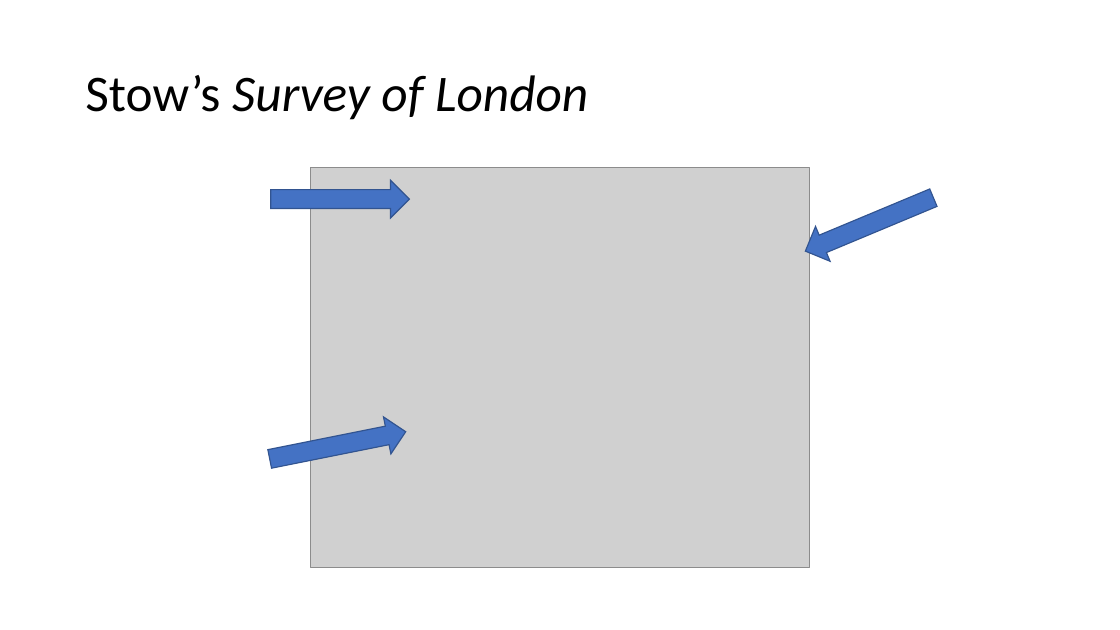
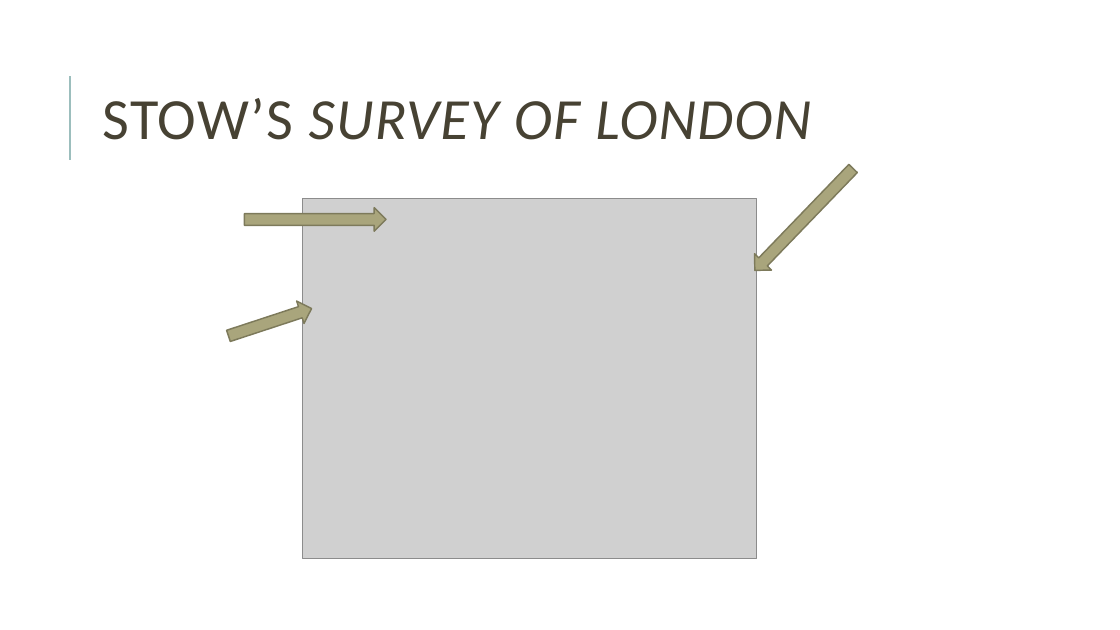
Before and after one commit to joeytakeda/teiworkshop, a slide deck: slide 25 of sept20/TEIWorkshop_1.pptx (slide 15 before the commit). Drawn at 1120x630 pixels with LibreOffice and Linux fonts; fonts in the diff are those of the drawing; grey boxes stand for pictures. Boxes give left, top, right and bottom in pixels: in the first picture for what was removed or moved away, otherwise in the second. Text is boxed around its words. In the diff, an @@ line names an element or a change of style, - is before the commit and + after.

```diff
--- a/sept20/TEIWorkshop_1.pptx
+++ b/sept20/TEIWorkshop_1.pptx
@@ line added from (70, 160) to (70, 76), #9CBEBD 1.5 pt @@
@@ title at bbox=[102, 98, 811, 140]: text changed; size 44 to 50 pt; text colour #000000 to #474233 @@
-Stow’s Survey of London
+STOW’S SURVEY OF LONDON
@@ right arrow at bbox=[747, 160, 862, 279]: fill #4472C4 to #A9A57C; outline #325491 1 pt to #7D7A5C 1.25 pt; rotation 157 to 134 degrees @@
@@ right arrow: place and size @@
-right arrow at bbox=[271, 181, 409, 218]
+right arrow at bbox=[245, 208, 386, 231]
@@ right arrow at bbox=[245, 208, 386, 231]: fill #4472C4 to #A9A57C; outline #325491 1 pt to #7D7A5C 1.25 pt @@
@@ picture: place and size @@
-picture at bbox=[311, 168, 809, 568]
+picture at bbox=[302, 198, 757, 559]
@@ right arrow added at bbox=[225, 298, 315, 347], fill #A9A57C, outline #7D7A5C 1.25 pt @@
@@ right arrow removed at bbox=[266, 414, 409, 478] @@
```
Also in this commit, not shown: 29 other slides changed, 89 slides added, 9 slides removed, 1 other file.
